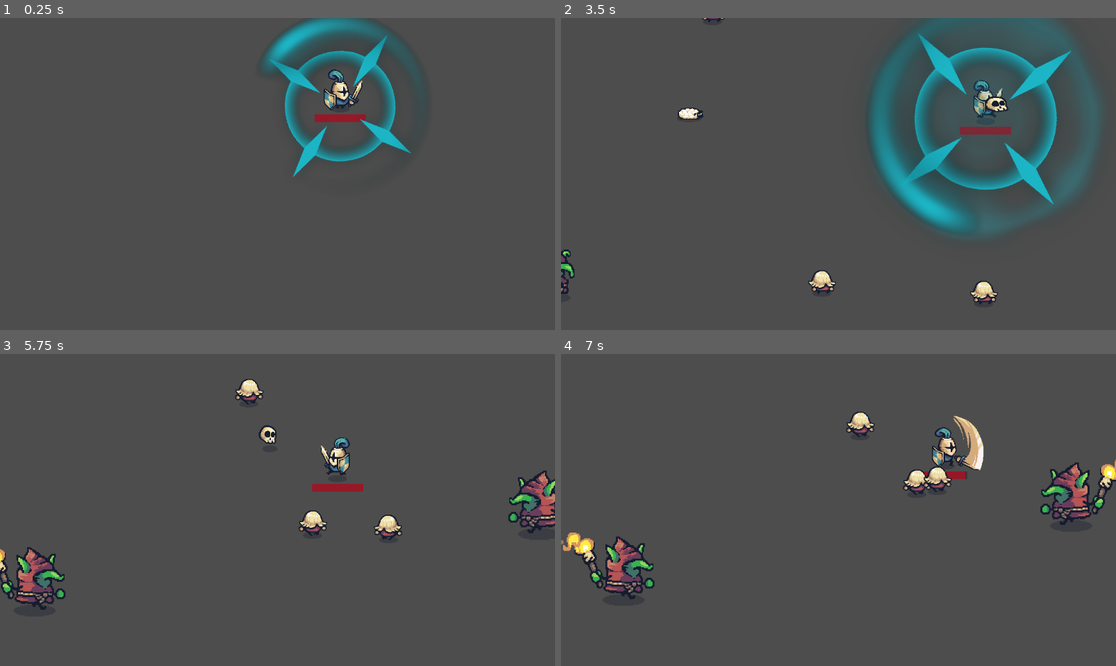
Above: before the commit, frames 1-4 (two rows, left to right).
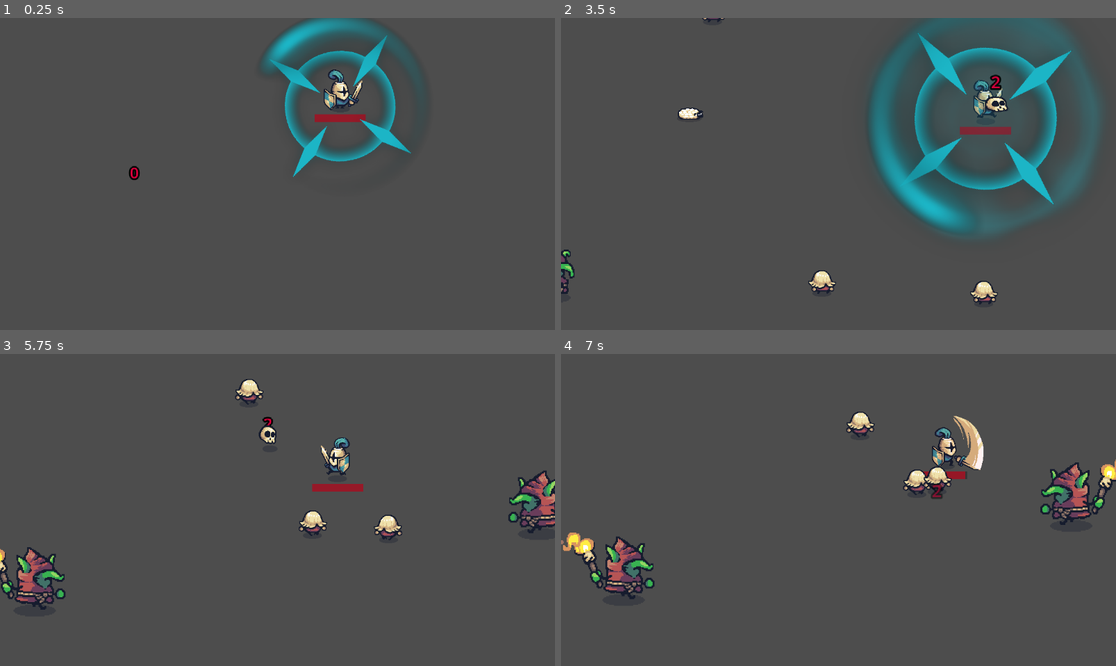
Above: after the commit, the same moments.

Repository: artphil/knight_survivor
Game: Godot game, scene res://tests/test_battle.tscn
The game is run twice, just before and just after one commit, with the same random seed, the same clock (stepped at 60 frames per second) and the same inputs. The project has no main scene, so this scene is started directly.
Inputs:
- Up to frame 1 (0.25 s): no input
- Up to frame 2 (3.5 s): hold D (move_right) 0.53-1.28 s; tap Space (attack) every 0.75 s from 0.6 to 2.85 s; hold S (move_down) 1.28-2.03 s; hold D (move_right) 2.03-2.78 s; hold W (move_up) from 2.78 s (still down)
- Up to frame 3 (5.75 s): release W (move_up) at 3.53 s; hold A (move_left) 3.53-5.03 s; tap Space (attack) at 3.6, 4.35, 5.1 s; hold S (move_down) from 5.03 s (still down)
- Up to frame 4 (7 s): release S (move_down) at 5.78 s; hold D (move_right) 5.78-6.53 s; tap Space (attack) at 5.85, 6.6 s; hold W (move_up) from 6.53 s (still down)

The runs differ from the first frame. In frame 1, less than 0.1% of the frame differs, in the area x 23-26%, y 47-52%; in frame 2, less than 0.1%, in the area x 77-80%, y 18-24%; in frame 3, less than 0.1%; in frame 4, less than 0.1%.

Commit message:
feat: showing player damage on enemy

Diff:
--- a/enemies/enemy.gd
+++ b/enemies/enemy.gd
@@ -1,20 +1,31 @@
 class_name Enemy
 extends Node2D
 
-@export var health: float = 10
-@export var attack_damage: float = 1
+const damage_digit_prefab: PackedScene = preload('res://misc/damage_digit.tscn')
+
+@export var health: int = 10
+@export var attack_damage: int = 1
 @export var death_prefab: PackedScene
 
+@onready var damage_marker: Marker2D = $Marker
 
-func damage(amount: float) -> void:
+
+func damage(amount: int) -> void:
 	health -= amount
-	print("health: ", health)
 
 	modulate = Color.RED
 	var tween = create_tween()
 	tween.tween_property(self, "modulate", Color.WHITE, 0.3)
 	tween.set_trans(Tween.TRANS_QUINT)
 	tween.set_ease(Tween.EASE_IN)
+
+	var damage_digit = damage_digit_prefab.instantiate()
+	damage_digit.amount = amount
+	if damage_marker:
+		damage_digit.global_position = damage_marker.global_position
+	else:
+		damage_digit.global_position = global_position
+	get_parent().add_child(damage_digit)
 
 	if health <= 0:
 		die()
--- a/enemies/goblin.tscn
+++ b/enemies/goblin.tscn
@@ -63,8 +63,8 @@
 scale = Vector2(2, 2)
 motion_mode = 1
 script = ExtResource("1_38ll3")
-health = 15.0
-attack_damage = 10.0
+health = 15
+attack_damage = 3
 death_prefab = ExtResource("2_3xe6j")
 
 [node name="Sprite" type="AnimatedSprite2D" parent="."]
@@ -80,3 +80,6 @@
 [node name="FolowPlayer" type="Node" parent="."]
 script = ExtResource("4_eb656")
 speed = 0.5
+
+[node name="Marker" type="Marker2D" parent="."]
+position = Vector2(0, -53.5)
--- a/enemies/pawn.tscn
+++ b/enemies/pawn.tscn
@@ -62,7 +62,7 @@
 [node name="Pawn" type="CharacterBody2D" groups=["enemy"]]
 motion_mode = 1
 script = ExtResource("1_jexql")
-attack_damage = 2.0
+attack_damage = 2
 death_prefab = ExtResource("2_4wy4a")
 
 [node name="Sprite" type="AnimatedSprite2D" parent="."]
--- a/enemies/sheep.tscn
+++ b/enemies/sheep.tscn
@@ -62,7 +62,7 @@
 [node name="Sheep" type="CharacterBody2D" groups=["enemy"]]
 motion_mode = 1
 script = ExtResource("1_yx6o6")
-health = 1.0
+health = 1
 death_prefab = ExtResource("2_7oejm")
 
 [node name="Sprite" type="AnimatedSprite2D" parent="."]
--- /dev/null
+++ b/misc/damage_digit.gd
@@ -0,0 +1,6 @@
+extends Node2D
+
+@export var amount: int
+
+func _ready():
+  %Label.text = str(amount)
--- /dev/null
+++ b/misc/damage_digit.tscn
@@ -0,0 +1,141 @@
+[gd_scene load_steps=7 format=3 uid="uid://chewiwj5txits"]
+
+[ext_resource type="Script" path="res://misc/damage_digit.gd" id="1_h26i1"]
+
+[sub_resource type="SystemFont" id="SystemFont_80wpk"]
+font_names = PackedStringArray("Impact")
+font_weight = 999
+
+[sub_resource type="LabelSettings" id="LabelSettings_28ss8"]
+font = SubResource("SystemFont_80wpk")
+font_size = 24
+font_color = Color(0.898039, 0, 0.247059, 1)
+outline_size = 10
+outline_color = Color(0, 0, 0, 1)
+
+[sub_resource type="Animation" id="Animation_u5hmd"]
+resource_name = "default"
+tracks/0/type = "value"
+tracks/0/imported = false
+tracks/0/enabled = true
+tracks/0/path = NodePath("Node2D:position")
+tracks/0/interp = 1
+tracks/0/loop_wrap = true
+tracks/0/keys = {
+"times": PackedFloat32Array(0, 1),
+"transitions": PackedFloat32Array(0.203063, 1),
+"update": 0,
+"values": [Vector2(0, 0), Vector2(0, -10)]
+}
+tracks/1/type = "value"
+tracks/1/imported = false
+tracks/1/enabled = true
+tracks/1/path = NodePath("Node2D:scale")
+tracks/1/interp = 1
+tracks/1/loop_wrap = true
+tracks/1/keys = {
+"times": PackedFloat32Array(0, 1),
+"transitions": PackedFloat32Array(0.287175, 1),
+"update": 0,
+"values": [Vector2(1, 1), Vector2(1.5, 1.5)]
+}
+tracks/2/type = "value"
+tracks/2/imported = false
+tracks/2/enabled = true
+tracks/2/path = NodePath("Node2D:modulate")
+tracks/2/interp = 1
+tracks/2/loop_wrap = true
+tracks/2/keys = {
+"times": PackedFloat32Array(0, 1),
+"transitions": PackedFloat32Array(3.4822, 1),
+"update": 0,
+"values": [Color(1, 1, 1, 1), Color(1, 1, 1, 0)]
+}
+tracks/3/type = "method"
+tracks/3/imported = false
+tracks/3/enabled = true
+tracks/3/path = NodePath(".")
+tracks/3/interp = 1
+tracks/3/loop_wrap = true
+tracks/3/keys = {
+"times": PackedFloat32Array(1),
+"transitions": PackedFloat32Array(1),
+"values": [{
+"args": [],
+"method": &"queue_free"
+}]
+}
+
+[sub_resource type="Animation" id="Animation_bjnvw"]
+length = 0.001
+tracks/0/type = "value"
+tracks/0/imported = false
+tracks/0/enabled = true
+tracks/0/path = NodePath("Node2D:position")
+tracks/0/interp = 1
+tracks/0/loop_wrap = true
+tracks/0/keys = {
+"times": PackedFloat32Array(0),
+"transitions": PackedFloat32Array(1),
+"update": 0,
+"values": [Vector2(0, 0)]
+}
+tracks/1/type = "value"
+tracks/1/imported = false
+tracks/1/enabled = true
+tracks/1/path = NodePath("Node2D:scale")
+tracks/1/interp = 1
+tracks/1/loop_wrap = true
+tracks/1/keys = {
+"times": PackedFloat32Array(0),
+"transitions": PackedFloat32Array(1),
+"update": 0,
+"values": [Vector2(1, 1)]
+}
+tracks/2/type = "value"
+tracks/2/imported = false
+tracks/2/enabled = true
+tracks/2/path = NodePath("Node2D:modulate")
+tracks/2/interp = 1
+tracks/2/loop_wrap = true
+tracks/2/keys = {
+"times": PackedFloat32Array(0),
+"transitions": PackedFloat32Array(1),
+"update": 0,
+"values": [Color(1, 1, 1, 1)]
+}
+
+[sub_resource type="AnimationLibrary" id="AnimationLibrary_cgrnv"]
+_data = {
+"RESET": SubResource("Animation_bjnvw"),
+"default": SubResource("Animation_u5hmd")
+}
+
+[node name="damage_digit" type="Node2D"]
+script = ExtResource("1_h26i1")
+
+[node name="Node2D" type="Node2D" parent="."]
+
+[node name="Label" type="Label" parent="Node2D"]
+unique_name_in_owner = true
+anchors_preset = 7
+anchor_left = 0.5
+anchor_top = 1.0
+anchor_right = 0.5
+anchor_bottom = 1.0
+offset_left = -89.5
+offset_top = -58.0
+offset_right = 89.5
+offset_bottom = -11.0
+grow_horizontal = 2
+grow_vertical = 0
+text = "321"
+label_settings = SubResource("LabelSettings_28ss8")
+horizontal_alignment = 1
+vertical_alignment = 1
+
+[node name="AnimationPlayer" type="AnimationPlayer" parent="."]
+autoplay = "default"
+libraries = {
+"": SubResource("AnimationLibrary_cgrnv")
+}
--- a/player/player.gd
+++ b/player/player.gd
@@ -138,9 +138,8 @@
 			damage(enemy.attack_damage)
 
 
-func damage(amount: float) -> void:
+func damage(amount: int) -> void:
 	health -= amount
-	print("Player health: %d / %d", [health, max_health])
 
 	modulate = Color.RED
 	var tween = create_tween()
--- a/tests/test_battle.tscn
+++ b/tests/test_battle.tscn
@@ -1,9 +1,10 @@
-[gd_scene load_steps=5 format=3 uid="uid://db2v28peeaj4w"]
+[gd_scene load_steps=6 format=3 uid="uid://db2v28peeaj4w"]
 
 [ext_resource type="PackedScene" uid="uid://c3heepplkfrc4" path="res://enemies/sheep.tscn" id="1_2en5x"]
 [ext_resource type="PackedScene" uid="uid://cyur00vudnqgy" path="res://player/player.tscn" id="2_jbdii"]
 [ext_resource type="PackedScene" uid="uid://dwsmvfqe88wfs" path="res://enemies/goblin.tscn" id="3_nff1o"]
 [ext_resource type="PackedScene" uid="uid://b8psdp3fbcrqe" path="res://enemies/pawn.tscn" id="4_dy3pc"]
+[ext_resource type="PackedScene" uid="uid://chewiwj5txits" path="res://misc/damage_digit.tscn" id="5_h1f0e"]
 
 [node name="test_batle" type="Node2D"]
 
@@ -33,3 +34,6 @@
 
 [node name="Sheep3" parent="." instance=ExtResource("1_2en5x")]
 position = Vector2(1227, -91)
+
+[node name="damage_digit" parent="." instance=ExtResource("5_h1f0e")]
+position = Vector2(279, 375)
